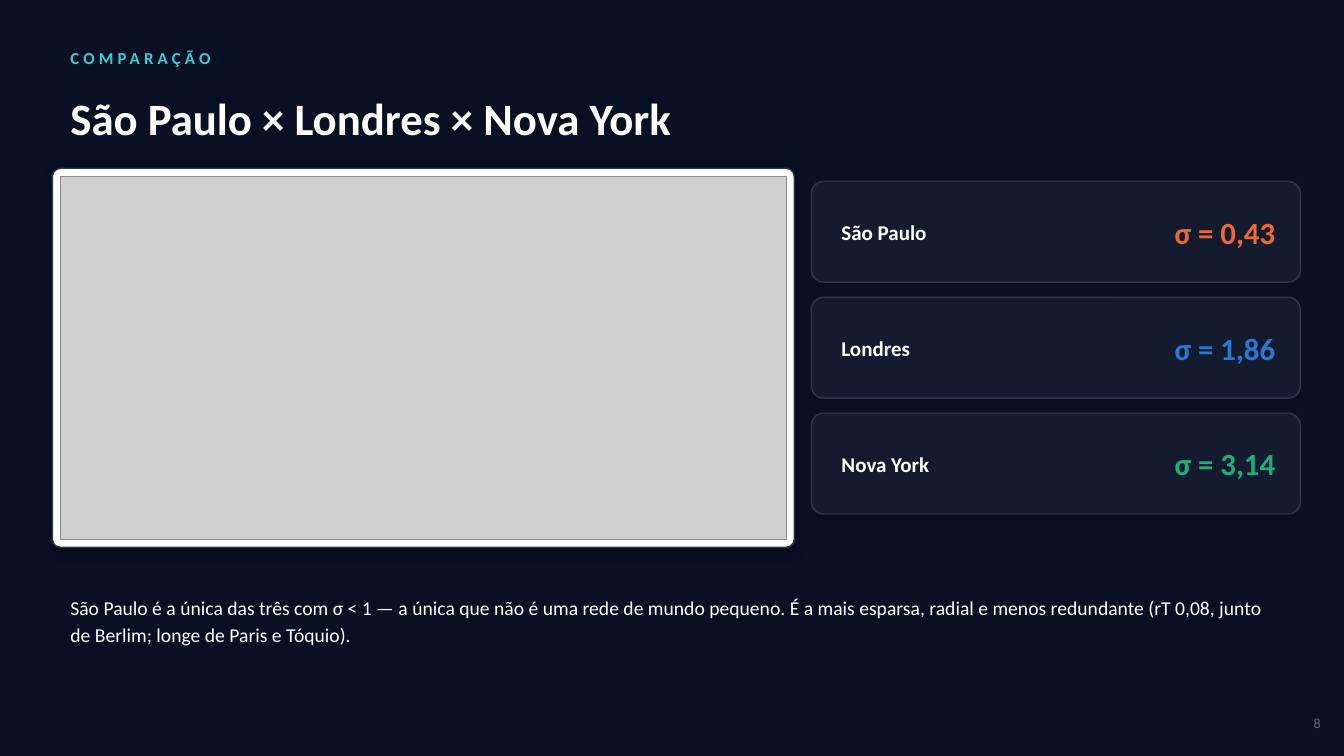
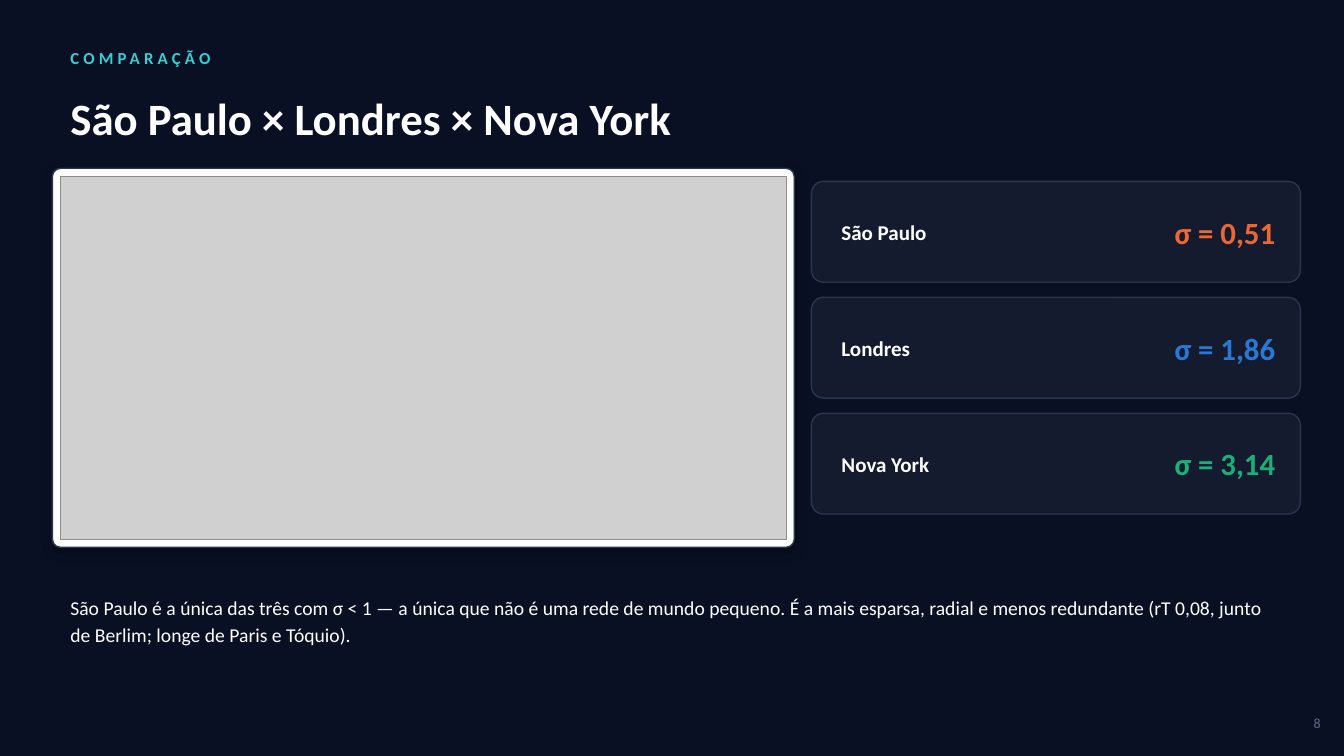
Before and after one commit to VitorCarvalho67/GrafosMetroSP, a slide deck: slide 8 of Seminario_GrafosMetroSP.pptx. Drawn at 1344x756 pixels with LibreOffice and Linux fonts; fonts in the diff are those of the drawing; grey boxes stand for pictures. Boxes give left, top, right and bottom in pixels: in the first picture for what was removed or moved away, otherwise in the second. Text is boxed around its words. In the diff, an @@ line names an element or a change of style, - is before the commit and + after.

```diff
--- a/Seminario_GrafosMetroSP.pptx
+++ b/Seminario_GrafosMetroSP.pptx
@@ text at bbox=[1175, 224, 1275, 248]: text changed @@
-σ = 0,43
+σ = 0,51
```
Also in this commit, not shown: 6 other slides changed, 13 other files.
